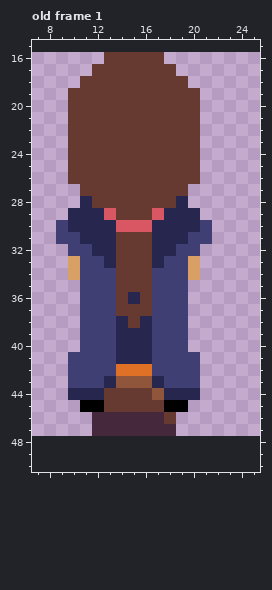
Pixel-art file -- fake-mode-7/player.aseprite. Above is the file before it was changed.
32x32 pixels, 1 frame. Shown: old frame 1: x 7..25, y 15..50. The old version is drawn lined up with the new one, on the new canvas. The commit also changed other frames, which this record leaves out.
New version:
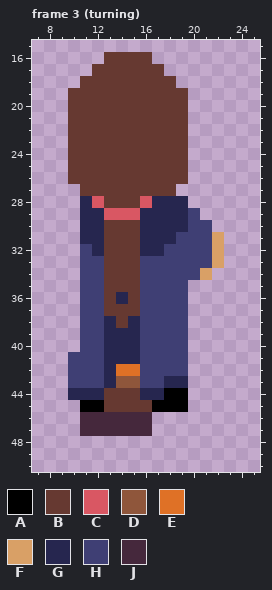
Palette (. is transparent): A #000000  B #663931  C #d95763  D #8f563b  E #df7126  F #d9a066  G #26264f  H #3f3f74  J #45283c
A new or re-ordered frame is compared with the old frame closest to it.
The exact change:
canvas 32x32 -> 32x64, the old top-left corner now at 0,16
frames 1 -> 4
Frame 3 (turning) is new; against old frame 1:
y 16: x 17 B -> .
y 17: x 18 B -> .
y 18: x 19 B -> .
y 19..26: x 20 B -> .
y 27: x 19 B -> .
y 28: x 12 B -> C; x 16..18 BBB -> CGG
y 29: x 10 G -> .; x 14..17 BBBC -> CCGG; x 20 G -> H
y 30: x 9..10 HG -> ..; x 13..16 GCCC -> BBBG; x 20 G -> H
y 31: x 9..10 HH -> ..; x 13 G -> B; x 16 B -> G; x 19 G -> H; x 22 . -> F
y 32: x 10 H -> .; x 13 G -> B; x 16 B -> G; x 18 G -> H; x 21..22 .. -> HF
y 33: x 10 F -> .; x 13 G -> B; x 16..17 BG -> HH; x 20..22 F.. -> HHF
y 34: x 10 F -> .; x 13 H -> B; x 16 B -> H; x 20..21 F. -> HF
y 35: x 13 H -> B; x 16 B -> H
y 36: x 13..16 HBGB -> BGBH
y 37: x 13 H -> B; x 16 B -> H
y 38: x 13..16 HGBG -> GBGH
y 39..40: x 13 H -> G; x 16 G -> H
y 41: x 13 H -> G; x 16 G -> H; x 20 H -> .
y 42: x 13 H -> G; x 16 E -> H; x 20 H -> .
y 43: x 16..20 DGHHH -> HHGG.
y 44: x 16..20 BDGGG -> GGAA.
y 45: x 17 B -> A
y 46: x 11 . -> J; x 17..18 JB -> ..
y 47: x 11 . -> J; x 17..18 JJ -> ..
